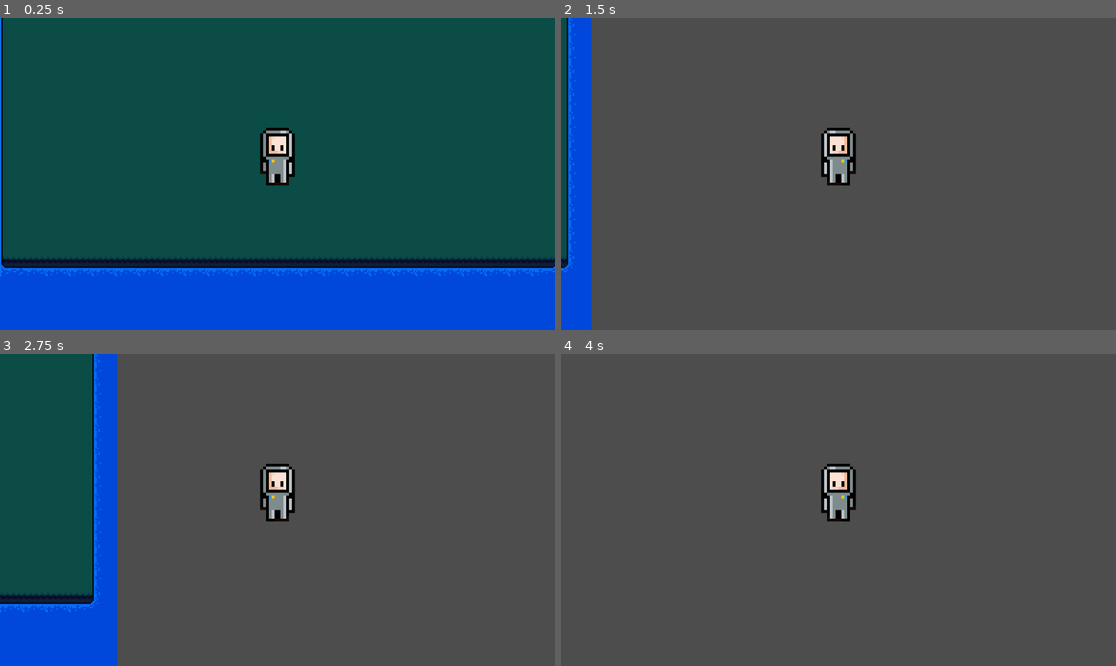
Above: before the commit, frames 1-4 (two rows, left to right).
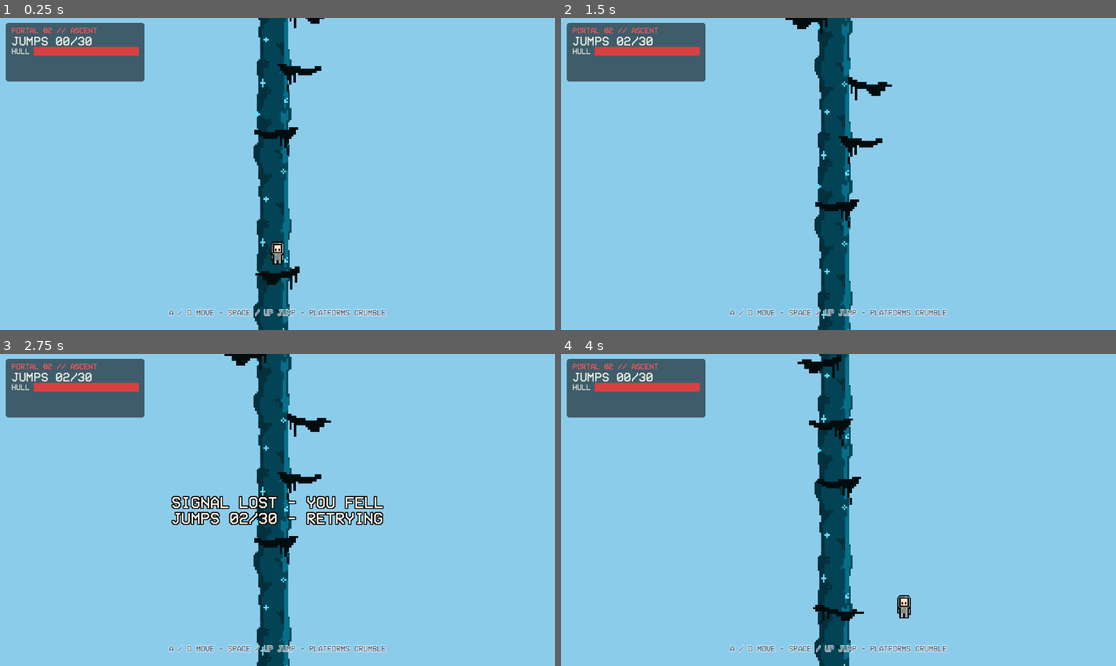
Above: after the commit, the same moments.

Repository: aya-khallaf/404-not-founders-game
Game: Godot game, scene res://play.tscn
Two runs of this game, one before a commit and one after it. Both use one fixed random seed, a clock stepped at 60 frames per second and the inputs below. Before the commit the project starts from res://cyan.tscn.
Inputs:
- Up to frame 1 (0.25 s): no input
- Up to frame 2 (1.5 s): tap Enter (ui_accept) at 0.5, 0.6, 0.77, 1.07, 1.35 s; hold D (right) from 0.53 s (still down)
- Up to frame 3 (2.75 s): tap Enter (ui_accept) at 1.52, 1.82, 2.1 s; release D (right) at 2.03 s; hold Left (left) from 2.03 s (still down)
- Up to frame 4 (4 s): release Left (left) at 2.78 s; hold D (right) from 2.78 s (still down); tap Enter (ui_accept) at 2.85, 3.02, 3.32, 3.6, 3.77 s

The runs differ from the first frame. In frame 1, 98% of the frame differs, in the area x 0-100%, y 0-100%; in frame 2, 100%; in frame 3, 100%; in frame 4, 100%.

Commit message:
Add manual-jump tree climb minigame (play.tscn)
- New standalone level: climb crumbling blue-twig platforms (21-23),
  dodge falling branches (24-26), tiled trunk backdrop (20)
- Manual jumping with coyote time, input buffer and jump-cut;
  platforms crumble 0.9s after landing, starter is permanent
- Exact per-sprite hitboxes measured from art alpha, uniform 4x scale
- HUD in project VCR font, 100 HP / 15 dmg, win after target_jumps
- Hurt + win sounds wired; main scene set to play.tscn

Diff:
--- /dev/null
+++ b/kiwihacks-game/branch.gd
@@ -0,0 +1,53 @@
+extends Area2D
+class_name FallingBranch
+
+@export var fall_speed := 280.0
+@export var damage := 15
+@export var spin := 12.0
+@export var drift := 20.0
+
+# Artist sprites as-is, uniform scale, no stretch. Hitbox = exact drawn
+# pixels: measured alpha bboxes on the 92x92 spritepaint canvases.
+const ART_SCALE := 4.0
+const CANVAS_CENTER := Vector2(46, 46)
+const VARIANTS := [
+	{"tex": preload("res://spritepaint 24.png"), "min": Vector2(20, 23), "size": Vector2(30, 26)},
+	{"tex": preload("res://spritepaint 25.png"), "min": Vector2(19, 23), "size": Vector2(31, 26)},
+	{"tex": preload("res://spritepaint 26.png"), "min": Vector2(41, 27), "size": Vector2(33, 26)},
+]
+
+var _t := 0.0
+var _drift_dir := 1.0
+@onready var _art: Sprite2D = $Art
+@onready var _collision: CollisionShape2D = $CollisionShape2D
+
+func _ready() -> void:
+	add_to_group("branch")
+	body_entered.connect(_on_body_entered)
+	var variant: Dictionary = VARIANTS[randi() % VARIANTS.size()]
+	var px_size: Vector2 = variant["size"] * ART_SCALE
+	var center: Vector2 = variant["min"] + variant["size"] * 0.5
+	_art.texture = variant["tex"]
+	_art.position = (CANVAS_CENTER - center) * ART_SCALE
+	if randf() < 0.5:
+		_art.flip_h = true
+		_art.position.x = -_art.position.x
+	_collision.shape = _collision.shape.duplicate() as RectangleShape2D
+	_collision.shape.size = px_size
+	rotation = randf_range(-0.35, 0.35)
+	_drift_dir = -1.0 if randf() < 0.5 else 1.0
+
+func _physics_process(delta: float) -> void:
+	_t += delta
+	position.y += fall_speed * delta
+	position.x += _drift_dir * drift * delta
+	rotation += deg_to_rad(spin) * delta * _drift_dir
+	if rotation > 0.5:
+		_drift_dir = -1.0
+	elif rotation < -0.5:
+		_drift_dir = 1.0
+
+func _on_body_entered(body: Node2D) -> void:
+	if body.is_in_group("player") and body.has_method("take_damage"):
+		body.take_damage(damage)
+		queue_free()
--- /dev/null
+++ b/kiwihacks-game/branch.tscn
@@ -0,0 +1,16 @@
+[gd_scene format=3]
+
+[ext_resource type="Script" path="res://branch.gd" id="1"]
+
+[sub_resource type="RectangleShape2D" id="RectangleShape2D_branch"]
+size = Vector2(132, 104)
+
+[node name="Branch" type="Area2D"]
+script = ExtResource("1")
+
+[node name="CollisionShape2D" type="CollisionShape2D" parent="."]
+shape = SubResource("RectangleShape2D_branch")
+
+[node name="Art" type="Sprite2D" parent="."]
+scale = Vector2(4, 4)
+texture_filter = 1
--- /dev/null
+++ b/kiwihacks-game/doodle_player.gd
@@ -0,0 +1,100 @@
+extends CharacterBody2D
+class_name DoodlePlayer
+
+signal jumped
+signal health_changed(current: int, maximum: int)
+signal died
+
+@export var move_speed := 400.0
+@export var jump_velocity := -850.0
+@export var gravity := 1400.0
+@export var max_health := 100
+@export var wrap_half_width := 340.0
+@export var coyote_time := 0.12
+@export var jump_buffer := 0.15
+
+var current_health: int
+var _invincible := false
+var _coyote := 0.0
+var _buffer := 0.0
+@onready var _sprite: AnimatedSprite2D = $AnimatedSprite2D
+@onready var _hurt_sound: AudioStreamPlayer = $HurtSound
+
+func _ready() -> void:
+	add_to_group("player")
+	current_health = max_health
+	if _sprite:
+		_sprite.play("walk")
+	health_changed.emit(current_health, max_health)
+
+func _physics_process(delta: float) -> void:
+	if not is_on_floor():
+		velocity.y += gravity * delta
+	var axis := Input.get_axis("left", "right")
+	velocity.x = axis * move_speed
+	# Manual jump with coyote time + input buffer for fair feel.
+	if is_on_floor():
+		_coyote = coyote_time
+	else:
+		_coyote -= delta
+	if Input.is_action_just_pressed("up") or Input.is_action_just_pressed("ui_accept"):
+		_buffer = jump_buffer
+	else:
+		_buffer -= delta
+	# Jump cut: release early for a shorter hop.
+	if (Input.is_action_just_released("up") or Input.is_action_just_released("ui_accept")) and velocity.y < -350.0:
+		velocity.y *= 0.5
+	move_and_slide()
+	# Horizontal screen wrap.
+	if global_position.x < -wrap_half_width:
+		global_position.x = wrap_half_width
+	elif global_position.x > wrap_half_width:
+		global_position.x = -wrap_half_width
+	if _buffer > 0.0 and (is_on_floor() or _coyote > 0.0):
+		_do_jump()
+	# Touching a platform starts its crumble timer; no auto-bounce.
+	if is_on_floor():
+		for i in get_slide_collision_count():
+			var collision := get_slide_collision(i)
+			if collision.get_normal().y > -0.7:
+				continue
+			var collider := collision.get_collider()
+			if collider != null and collider.is_in_group("platform") and collider.has_method("touch"):
+				collider.touch()
+
+func _do_jump() -> void:
+	_buffer = 0.0
+	_coyote = 0.0
+	velocity.y = jump_velocity
+	jumped.emit()
+	_squash()
+
+func take_damage(amount: int) -> void:
+	if _invincible:
+		return
+	current_health = maxi(0, current_health - amount)
+	health_changed.emit(current_health, max_health)
+	_hurt_sound.play()
+	_flash()
+	if current_health <= 0:
+		died.emit()
+		return
+	_invincible = true
+	await get_tree().create_timer(0.8).timeout
+	_invincible = false
+
+func _flash() -> void:
+	if _sprite == null:
+		return
+	var tween := create_tween()
+	tween.tween_property(_sprite, "modulate:a", 0.25, 0.08)
+	tween.tween_property(_sprite, "modulate:a", 1.0, 0.08)
+	tween.tween_property(_sprite, "modulate:a", 0.25, 0.08)
+	tween.tween_property(_sprite, "modulate:a", 1.0, 0.08)
+
+func _squash() -> void:
+	if _sprite == null:
+		return
+	_sprite.scale = Vector2(1.15, 0.8)
+	var tween := create_tween()
+	tween.tween_property(_sprite, "scale", Vector2.ONE, 0.18).set_trans(Tween.TRANS_BACK).set_ease(Tween.EASE_OUT)
--- /dev/null
+++ b/kiwihacks-game/doodle_player.tscn
@@ -0,0 +1,64 @@
+[gd_scene format=3]
+
+[ext_resource type="Script" path="res://doodle_player.gd" id="1"]
+[ext_resource type="AudioStream" path="res://hurt.mp3" id="8"]
+[ext_resource type="Texture2D" path="res://spritepaint 17 (1).png" id="2"]
+[ext_resource type="Texture2D" path="res://spritepaint 2 (2).png" id="3"]
+[ext_resource type="Texture2D" path="res://spritepaint 3 (2).png" id="4"]
+[ext_resource type="Texture2D" path="res://spritepaint 2 (1).png" id="5"]
+[ext_resource type="Texture2D" path="res://spritepaint 3 (1).png" id="6"]
+
+[sub_resource type="SpriteFrames" id="SpriteFrames_doodle"]
+animations = [{
+"frames": [{
+"duration": 1.0,
+"texture": ExtResource("4")
+}],
+"loop": true,
+"name": &"idle",
+"speed": 5.0
+}, {
+"frames": [{
+"duration": 1.0,
+"texture": ExtResource("2")
+}],
+"loop": true,
+"name": &"spaceship",
+"speed": 5.0
+}, {
+"frames": [{
+"duration": 1.0,
+"texture": ExtResource("3")
+}, {
+"duration": 1.0,
+"texture": ExtResource("4")
+}, {
+"duration": 1.0,
+"texture": ExtResource("5")
+}, {
+"duration": 1.0,
+"texture": ExtResource("6")
+}],
+"loop": true,
+"name": &"walk",
+"speed": 5.0
+}]
+
+[sub_resource type="CircleShape2D" id="CircleShape2D_doodle"]
+radius = 10.049875
+
+[node name="DoodlePlayer" type="CharacterBody2D"]
+script = ExtResource("1")
+
+[node name="AnimatedSprite2D" type="AnimatedSprite2D" parent="."]
+position = Vector2(0, -12)
+sprite_frames = SubResource("SpriteFrames_doodle")
+animation = &"walk"
+
+[node name="CollisionShape2D" type="CollisionShape2D" parent="."]
+position = Vector2(0, 1)
+shape = SubResource("CircleShape2D_doodle")
+
+[node name="HurtSound" type="AudioStreamPlayer" parent="."]
+stream = ExtResource("8")
+volume_db = -6.0
--- /dev/null
+++ b/kiwihacks-game/platform.gd
@@ -0,0 +1,65 @@
+extends StaticBody2D
+class_name DoodlePlatform
+
+## How long the platform holds after the player lands before it breaks.
+## Manual jump: land, then hop off before it gives way.
+@export var break_delay := 0.9
+## Starter / safety platforms never crumble.
+@export var permanent := false
+
+# Artist sprites as-is, uniform scale, no stretch. Hitbox = exact drawn
+# pixels: measured alpha bboxes on the 92x92 spritepaint canvases.
+const ART_SCALE := 4.0
+const CANVAS_CENTER := Vector2(46, 46)
+const VARIANTS := [
+	{"tex": preload("res://spritepaint 21.png"), "min": Vector2(56, 44), "size": Vector2(19, 10)},
+	{"tex": preload("res://spritepaint 22.png"), "min": Vector2(49, 45), "size": Vector2(22, 8)},
+	{"tex": preload("res://spritepaint 23.png"), "min": Vector2(57, 46), "size": Vector2(19, 12)},
+]
+
+var _triggered := false
+@onready var _art: Sprite2D = $Art
+@onready var _collision: CollisionShape2D = $CollisionShape2D
+
+func _ready() -> void:
+	add_to_group("platform")
+	var variant: Dictionary = VARIANTS[randi() % VARIANTS.size()]
+	var px_size: Vector2 = variant["size"] * ART_SCALE
+	var center: Vector2 = variant["min"] + variant["size"] * 0.5
+	_art.texture = variant["tex"]
+	_art.position = (CANVAS_CENTER - center) * ART_SCALE
+	if randf() < 0.5:
+		_art.flip_h = true
+		_art.position.x = -_art.position.x
+	_collision.shape = _collision.shape.duplicate() as RectangleShape2D
+	_collision.shape.size = px_size
+
+func touch() -> void:
+	if permanent or _triggered:
+		return
+	_triggered = true
+	_break_after_delay()
+
+func bounce_platform() -> void:
+	touch()
+
+func _break_after_delay() -> void:
+	# Small shake so the player reads that it is about to break.
+	var start_x := position.x
+	var shake := create_tween()
+	shake.tween_property(self, "position:x", start_x - 5.0, 0.07)
+	shake.tween_property(self, "position:x", start_x + 5.0, 0.07)
+	shake.tween_property(self, "position:x", start_x - 4.0, 0.07)
+	shake.tween_property(self, "position:x", start_x, 0.07)
+	await shake.finished
+	var rest := break_delay - 0.28
+	if rest > 0.0:
+		await get_tree().create_timer(rest).timeout
+	# Drop through, then fall + fade.
+	_collision.set_deferred("disabled", true)
+	var fall := create_tween()
+	fall.set_parallel(true)
+	fall.tween_property(self, "position:y", position.y + 600.0, 0.9).set_trans(Tween.TRANS_QUAD).set_ease(Tween.EASE_IN)
+	fall.tween_property(self, "modulate:a", 0.0, 0.9)
+	await fall.finished
+	queue_free()
--- /dev/null
+++ b/kiwihacks-game/platform.tscn
@@ -0,0 +1,17 @@
+[gd_scene format=3]
+
+[ext_resource type="Script" path="res://platform.gd" id="1"]
+
+[sub_resource type="RectangleShape2D" id="RectangleShape2D_platform"]
+size = Vector2(88, 48)
+
+[node name="Platform" type="StaticBody2D"]
+script = ExtResource("1")
+
+[node name="CollisionShape2D" type="CollisionShape2D" parent="."]
+one_way_collision = true
+shape = SubResource("RectangleShape2D_platform")
+
+[node name="Art" type="Sprite2D" parent="."]
+scale = Vector2(4, 4)
+texture_filter = 1
--- /dev/null
+++ b/kiwihacks-game/play.gd
@@ -0,0 +1,176 @@
+extends Node2D
+## Doodle-jump tree climb: bounce up break-once platforms, dodge falling
+## branches, win after `target_jumps` bounces.
+
+@export var target_jumps := 30
+@export var win_scene_path := "res://red.tscn"
+@export var level_half_width := 320.0
+@export var platform_spacing_min := 100.0
+@export var platform_spacing_max := 150.0
+@export var extra_platforms := 25
+@export var easy_start_jumps := 8
+@export var easy_x_step := 110.0
+@export var normal_x_step := 170.0
+@export var branch_start_jump := 6
+@export var branch_interval := 2.6
+@export var branch_min_interval := 1.0
+@export var branch_fall_speed := 280.0
+@export var branch_damage := 15
+
+const PlatformScene := preload("res://platform.tscn")
+const BranchScene := preload("res://branch.tscn")
+const TrunkTexture := preload("res://spritepaint 20.png")
+const TRUNK_SCALE := 3.0
+
+var _jumps := 0
+var _game_over := false
+
+@onready var _player: DoodlePlayer = $DoodlePlayer
+@onready var _camera: Camera2D = $Camera2D
+@onready var _platforms: Node2D = $Platforms
+@onready var _branches: Node2D = $Branches
+@onready var _trunk: Polygon2D = $TrunkBackground/Trunk
+@onready var _knots: Node2D = $TrunkBackground/Knots
+@onready var _jumps_label: Label = $CanvasLayer/HUDPanel/Margin/Rows/JumpsLabel
+@onready var _health_bar: ProgressBar = $CanvasLayer/HUDPanel/Margin/Rows/HullRow/HealthBar
+@onready var _message_label: Label = $CanvasLayer/MessageLabel
+@onready var _branch_timer: Timer = $BranchTimer
+@onready var _win_sound: AudioStreamPlayer = $WinSound
+
+func _ready() -> void:
+	randomize()
+	_build_trunk()
+	_build_platforms()
+	_player.jumped.connect(_on_player_jumped)
+	_player.health_changed.connect(_on_player_health_changed)
+	_player.died.connect(_on_player_died)
+	# Branches stay out of the easy opening so the player learns to bounce
+	# first; the timer starts once they reach `branch_start_jump`.
+	_branch_timer.wait_time = branch_interval
+	_branch_timer.timeout.connect(_on_branch_timer_timeout)
+	_camera.position = _player.global_position + Vector2(0, -120)
+	_update_jumps_label()
+	_health_bar.max_value = _player.max_health
+	_health_bar.value = _player.current_health
+	_message_label.visible = false
+
+func _process(_delta: float) -> void:
+	if _game_over:
+		return
+	# Camera only moves up, never down (classic doodle feel).
+	if _player.global_position.y - 120.0 < _camera.position.y:
+		_camera.position.y = _player.global_position.y - 120.0
+	_camera.position.x = 0.0
+	# Fell below view -> lose.
+	if _player.global_position.y > _camera.position.y + 500.0:
+		_game_over_by_fall()
+		return
+	# Clean up branches far below the camera.
+	for branch in _branches.get_children():
+		if branch.global_position.y > _camera.position.y + 700.0:
+			branch.queue_free()
+
+func _on_player_jumped() -> void:
+	if _game_over:
+		return
+	_jumps += 1
+	_update_jumps_label()
+	if _jumps == branch_start_jump:
+		_branch_timer.start()
+	if _jumps >= target_jumps:
+		_win()
+
+func _on_player_health_changed(current: int, maximum: int) -> void:
+	_health_bar.max_value = maximum
+	_health_bar.value = current
+
+func _on_player_died() -> void:
+	if _game_over:
+		return
+	_game_over = true
+	_branch_timer.stop()
+	_message_label.text = "HULL BREACHED\nJUMPS %02d/%02d - RETRYING" % [_jumps, target_jumps]
+	_message_label.visible = true
+	await get_tree().create_timer(2.0).timeout
+	get_tree().reload_current_scene()
+
+func _game_over_by_fall() -> void:
+	_game_over = true
+	_branch_timer.stop()
+	_message_label.text = "SIGNAL LOST - YOU FELL\nJUMPS %02d/%02d - RETRYING" % [_jumps, target_jumps]
+	_message_label.visible = true
+	await get_tree().create_timer(2.0).timeout
+	get_tree().reload_current_scene()
+
+func _win() -> void:
+	_game_over = true
+	_branch_timer.stop()
+	_message_label.text = "ASCENT COMPLETE - %d JUMPS" % [_jumps]
+	_message_label.visible = true
+	_win_sound.play()
+	await get_tree().create_timer(1.2).timeout
+	if win_scene_path != "" and ResourceLoader.exists(win_scene_path):
+		get_tree().change_scene_to_file(win_scene_path)
+
+func _update_jumps_label() -> void:
+	_jumps_label.text = "JUMPS %02d/%02d" % [_jumps, target_jumps]
+
+func _build_trunk() -> void:
+	# Artist's trunk segment tiled end-to-end, no stretch. The polygon is
+	# hidden; these sprites ARE the background. Non-collidable visuals.
+	_trunk.visible = false
+	var total_height := float(target_jumps + extra_platforms) * platform_spacing_max + 2000.0
+	var top_y := -total_height
+	var tile_h := float(TrunkTexture.get_height()) * TRUNK_SCALE
+	if tile_h <= 0.0:
+		tile_h = 184.0
+	var y := 900.0
+	while y > top_y:
+		var tile := Sprite2D.new()
+		tile.texture = TrunkTexture
+		tile.scale = Vector2(TRUNK_SCALE, TRUNK_SCALE)
+		tile.texture_filter = CanvasItem.TEXTURE_FILTER_NEAREST
+		tile.position = Vector2(0, y - tile_h * 0.5)
+		_knots.add_child(tile)
+		y -= tile_h
+
+func _build_platforms() -> void:
+	# Row-based like classic doodle: one platform per row, each row one
+	# reachable hop above the last. Early rows stay near-center.
+	var start_platform := _make_platform(Vector2(0, 120), true)
+	_platforms.add_child(start_platform)
+	var y := 0.0
+	var prev_x := 0.0
+	var count := target_jumps + extra_platforms
+	for i in count:
+		var easy := i < easy_start_jumps
+		if easy:
+			y -= randf_range(90.0, 120.0)
+		else:
+			y -= randf_range(platform_spacing_min, platform_spacing_max)
+		var step := easy_x_step if easy else normal_x_step
+		var x := clampf(prev_x + randf_range(-step, step), -level_half_width + 70.0, level_half_width - 70.0)
+		if i < 3:
+			x = clampf(x * 0.4, -90.0, 90.0)
+		_platforms.add_child(_make_platform(Vector2(x, y)))
+		prev_x = x
+	# Safety platform high above the win height, also permanent.
+	_platforms.add_child(_make_platform(Vector2(0, y - 120.0), true))
+
+func _make_platform(pos: Vector2, permanent := false) -> StaticBody2D:
+	var platform := PlatformScene.instantiate() as DoodlePlatform
+	platform.position = pos
+	platform.permanent = permanent
+	return platform
+
+func _on_branch_timer_timeout() -> void:
+	if _game_over:
+		return
+	var branch := BranchScene.instantiate() as FallingBranch
+	branch.fall_speed = branch_fall_speed
+	branch.damage = branch_damage
+	var x := randf_range(-level_half_width, level_half_width)
+	branch.position = Vector2(x, _camera.position.y - 550.0)
+	_branches.add_child(branch)
+	# Ramp pressure with height, like the reference doodle game.
+	_branch_timer.wait_time = maxf(branch_min_interval, branch_interval - float(_jumps) * 0.05)
--- /dev/null
+++ b/kiwihacks-game/play.tscn
@@ -0,0 +1,159 @@
+[gd_scene format=3]
+
+[ext_resource type="Script" path="res://play.gd" id="1"]
+[ext_resource type="PackedScene" path="res://doodle_player.tscn" id="2"]
+[ext_resource type="FontFile" path="res://VCR_OSD_MONO_1.001.ttf" id="3"]
+[ext_resource type="AudioStream" path="res://win.mp3" id="4"]
+
+[sub_resource type="StyleBoxFlat" id="StyleBoxFlat_hud"]
+bg_color = Color(0, 0, 0, 0.55)
+corner_radius_top_left = 6
+corner_radius_top_right = 6
+corner_radius_bottom_right = 6
+corner_radius_bottom_left = 6
+
+[sub_resource type="StyleBoxFlat" id="StyleBoxFlat_hp_bg"]
+bg_color = Color(0.12, 0.1, 0.1, 0.9)
+border_width_left = 2
+border_width_top = 2
+border_width_right = 2
+border_width_bottom = 2
+border_color = Color(0.9, 0.9, 0.9, 0.85)
+
+[sub_resource type="StyleBoxFlat" id="StyleBoxFlat_hp_fill"]
+bg_color = Color(0.85, 0.25, 0.25, 1)
+
+[node name="Play" type="Node2D"]
+script = ExtResource("1")
+
+[node name="Sky" type="CanvasLayer" parent="."]
+layer = -10
+
+[node name="SkyRect" type="ColorRect" parent="Sky"]
+anchors_preset = 15
+anchor_right = 1.0
+anchor_bottom = 1.0
+grow_horizontal = 2
+grow_vertical = 2
+color = Color(0.55, 0.8, 0.92, 1)
+
+[node name="TrunkBackground" type="Node2D" parent="."]
+z_index = -50
+
+[node name="Trunk" type="Polygon2D" parent="TrunkBackground"]
+color = Color(0.33, 0.22, 0.13, 1)
+polygon = PackedVector2Array(-110, 900, 110, 900, 110, -6000, -110, -6000)
+
+[node name="Knots" type="Node2D" parent="TrunkBackground"]
+
+[node name="Platforms" type="Node2D" parent="."]
+
+[node name="Branches" type="Node2D" parent="."]
+
+[node name="DoodlePlayer" parent="." instance=ExtResource("2")]
+position = Vector2(0, 60)
+
+[node name="Camera2D" type="Camera2D" parent="."]
+position = Vector2(0, -60)
+zoom = Vector2(1.2, 1.2)
+position_smoothing_enabled = true
+position_smoothing_speed = 8.0
+enabled = true
+
+[node name="CanvasLayer" type="CanvasLayer" parent="."]
+
+[node name="HUDPanel" type="PanelContainer" parent="CanvasLayer"]
+offset_left = 12.0
+offset_top = 10.0
+offset_right = 300.0
+offset_bottom = 132.0
+theme_override_styles/panel = SubResource("StyleBoxFlat_hud")
+
+[node name="Margin" type="MarginContainer" parent="CanvasLayer/HUDPanel"]
+theme_override_constants/margin_left = 12
+theme_override_constants/margin_top = 8
+theme_override_constants/margin_right = 12
+theme_override_constants/margin_bottom = 8
+
+[node name="Rows" type="VBoxContainer" parent="CanvasLayer/HUDPanel/Margin"]
+theme_override_constants/separation = 2
+
+[node name="TitleLabel" type="Label" parent="CanvasLayer/HUDPanel/Margin/Rows"]
+theme_override_fonts/font = ExtResource("3")
+theme_override_font_sizes/font_size = 16
+theme_override_colors/font_color = Color(1, 0.35, 0.35, 1)
+text = "PORTAL 02 // ASCENT"
+
+[node name="JumpsLabel" type="Label" parent="CanvasLayer/HUDPanel/Margin/Rows"]
+theme_override_fonts/font = ExtResource("3")
+theme_override_font_sizes/font_size = 26
+theme_override_colors/font_color = Color(0.95, 0.95, 0.9, 1)
+text = "JUMPS 00/30"
+
+[node name="HullRow" type="HBoxContainer" parent="CanvasLayer/HUDPanel/Margin/Rows"]
+theme_override_constants/separation = 8
+
+[node name="HullLabel" type="Label" parent="CanvasLayer/HUDPanel/Margin/Rows/HullRow"]
+theme_override_fonts/font = ExtResource("3")
+theme_override_font_sizes/font_size = 16
+theme_override_colors/font_color = Color(0.95, 0.95, 0.9, 1)
+text = "HULL"
+
+[node name="HealthBar" type="ProgressBar" parent="CanvasLayer/HUDPanel/Margin/Rows/HullRow"]
+custom_minimum_size = Vector2(150, 18)
+size_flags_horizontal = 3
+max_value = 100.0
+value = 100.0
+show_percentage = false
+theme_override_styles/background = SubResource("StyleBoxFlat_hp_bg")
+theme_override_styles/fill = SubResource("StyleBoxFlat_hp_fill")
+
+[node name="HintLabel" type="Label" parent="CanvasLayer"]
+anchors_preset = 7
+anchor_left = 0.5
+anchor_top = 1.0
+anchor_right = 0.5
+anchor_bottom = 1.0
+offset_left = -300.0
+offset_top = -44.0
+offset_right = 300.0
+offset_bottom = -16.0
+grow_horizontal = 2
+grow_vertical = 0
+theme_override_fonts/font = ExtResource("3")
+theme_override_font_sizes/font_size = 16
+theme_override_colors/font_color = Color(0.1, 0.2, 0.3, 0.8)
+theme_override_colors/font_outline_color = Color(1, 1, 1, 0.9)
+theme_override_constants/outline_size = 4
+horizontal_alignment = 1
+text = "A / D MOVE - SPACE / UP JUMP - PLATFORMS CRUMBLE"
+
+[node name="MessageLabel" type="Label" parent="CanvasLayer"]
+anchors_preset = 8
+anchor_left = 0.5
+anchor_top = 0.5
+anchor_right = 0.5
+anchor_bottom = 0.5
+offset_left = -300.0
+offset_top = -100.0
+offset_right = 300.0
+offset_bottom = 100.0
+grow_horizontal = 2
+grow_vertical = 2
+theme_override_fonts/font = ExtResource("3")
+theme_override_font_sizes/font_size = 34
+theme_override_colors/font_color = Color(1, 0.95, 0.9, 1)
+theme_override_colors/font_outline_color = Color(0, 0, 0, 1)
+theme_override_constants/outline_size = 8
+horizontal_alignment = 1
+vertical_alignment = 1
+visible = false
+text = "You made it!"
+
+[node name="BranchTimer" type="Timer" parent="."]
+wait_time = 2.6
+autostart = false
+
+[node name="WinSound" type="AudioStreamPlayer" parent="."]
+stream = ExtResource("4")
+volume_db = -6.0
--- a/kiwihacks-game/project.godot
+++ b/kiwihacks-game/project.godot
@@ -11,7 +11,7 @@
 [application]
 
 config/name="kiwihacks game"
-run/main_scene="uid://c85bwno6t812g"
+run/main_scene="res://play.tscn"
 config/features=PackedStringArray("4.6", "Forward Plus")
 config/icon="res://icon.svg"
 
Not shown, added: kiwihacks-game/branch.gd.uid
Not shown, added: kiwihacks-game/doodle_player.gd.uid
Not shown, added: kiwihacks-game/hurt.mp3.import
Not shown, added: kiwihacks-game/platform.gd.uid
Not shown, added: kiwihacks-game/play.gd.uid
Binary file added: kiwihacks-game/spritepaint 20.png
Not shown, added: kiwihacks-game/spritepaint 20.png.import
Binary file added: kiwihacks-game/spritepaint 21.png
Not shown, added: kiwihacks-game/spritepaint 21.png.import
Binary file added: kiwihacks-game/spritepaint 22.png
Not shown, added: kiwihacks-game/spritepaint 22.png.import
Binary file added: kiwihacks-game/spritepaint 23.png
(and 10 more such lines)
